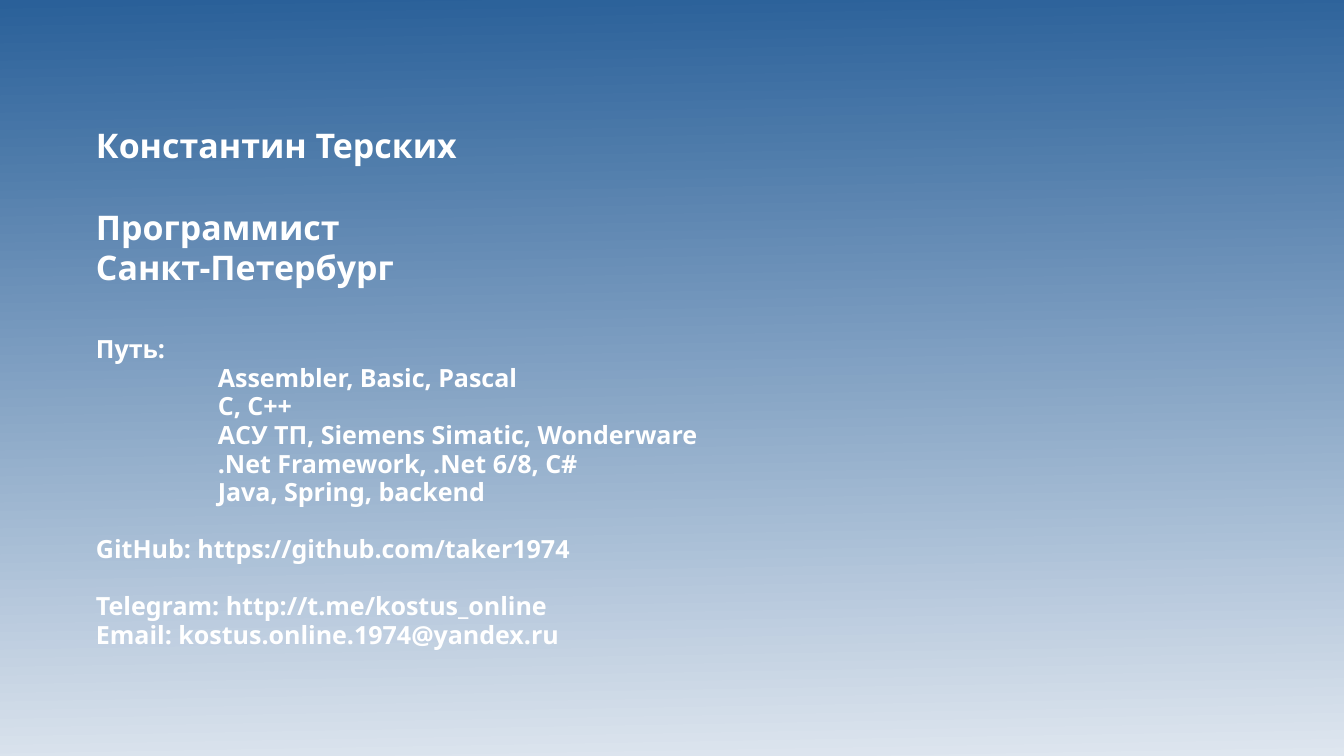
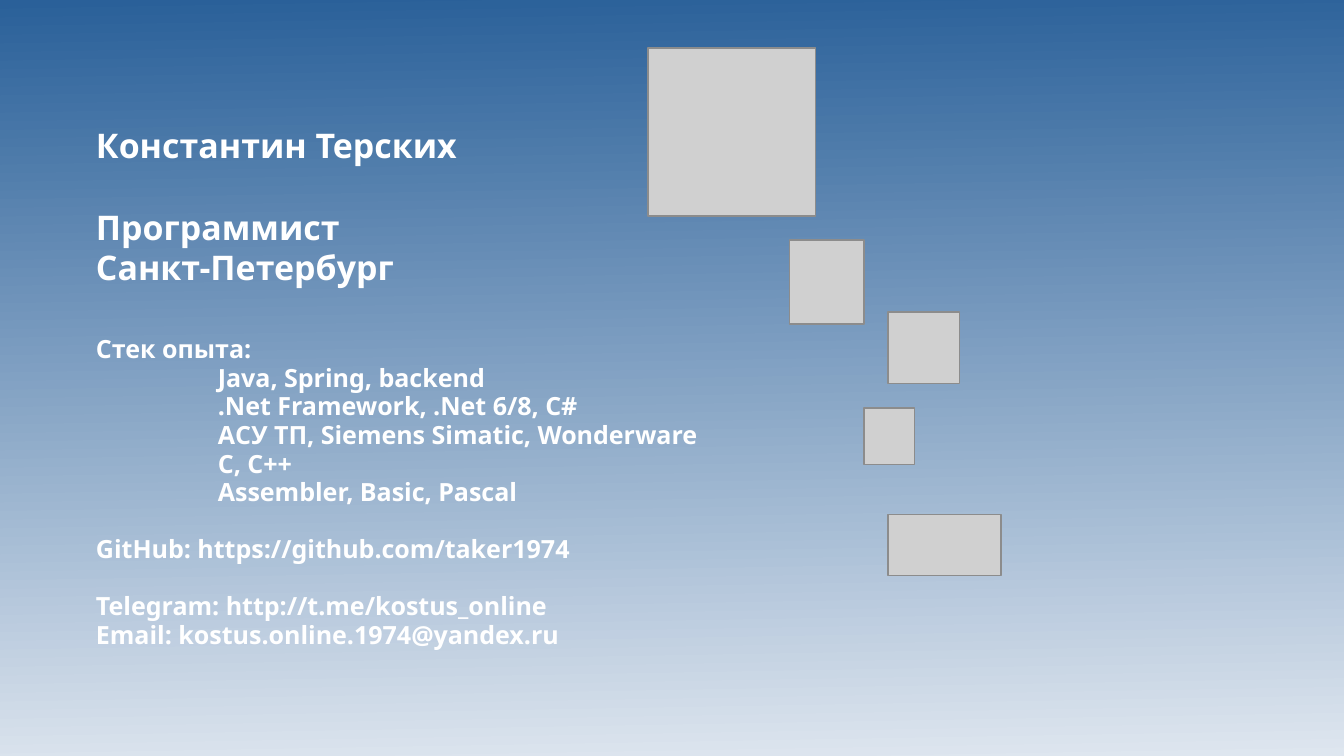
Before and after one commit to taker1974/tk-resume, a slide deck: slide 1 of SelfPresenting-Terskikh-KN-Java.odp. Drawn at 1344x756 pixels with LibreOffice and Linux fonts; fonts in the diff are those of the drawing; grey boxes stand for pictures. Boxes give left, top, right and bottom in pixels: in the first picture for what was removed or moved away, otherwise in the second. Text is boxed around its words. In the diff, an @@ line names an element or a change of style, - is before the commit and + after.

```diff
--- a/SelfPresenting-Terskikh-KN-Java.odp
+++ b/SelfPresenting-Terskikh-KN-Java.odp
@@ picture added at bbox=[648, 48, 816, 216] @@
@@ picture added at bbox=[790, 240, 865, 324] @@
@@ picture added at bbox=[888, 312, 960, 384] @@
@@ subtitle at bbox=[96, 340, 698, 476]: text changed @@
-Путь:
+Стек опыта:
+Java, Spring, backend
+.Net Framework, .Net 6/8, C#
+АСУ ТП, Siemens Simatic, Wonderware
+C, C++
@@ subtitle at bbox=[218, 397, 698, 507]: paragraphs removed @@
-C, C++
-АСУ ТП, Siemens Simatic, Wonderware
-.Net Framework, .Net 6/8, C#
-Java, Spring, backend
@@ picture added at bbox=[865, 409, 915, 466] @@
@@ picture added at bbox=[888, 515, 1001, 576] @@
```
Also in this commit, not shown: 4 slides added, 18 other files.
